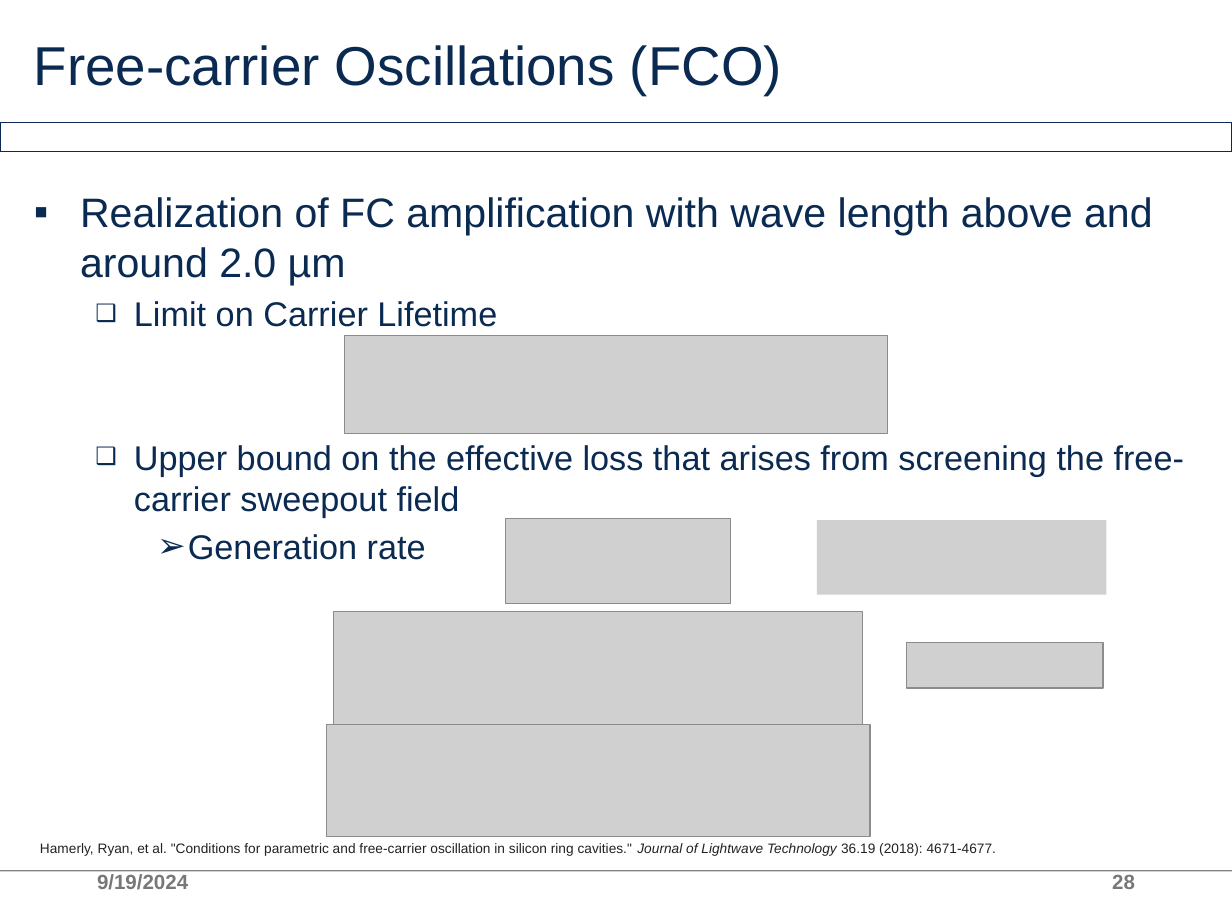
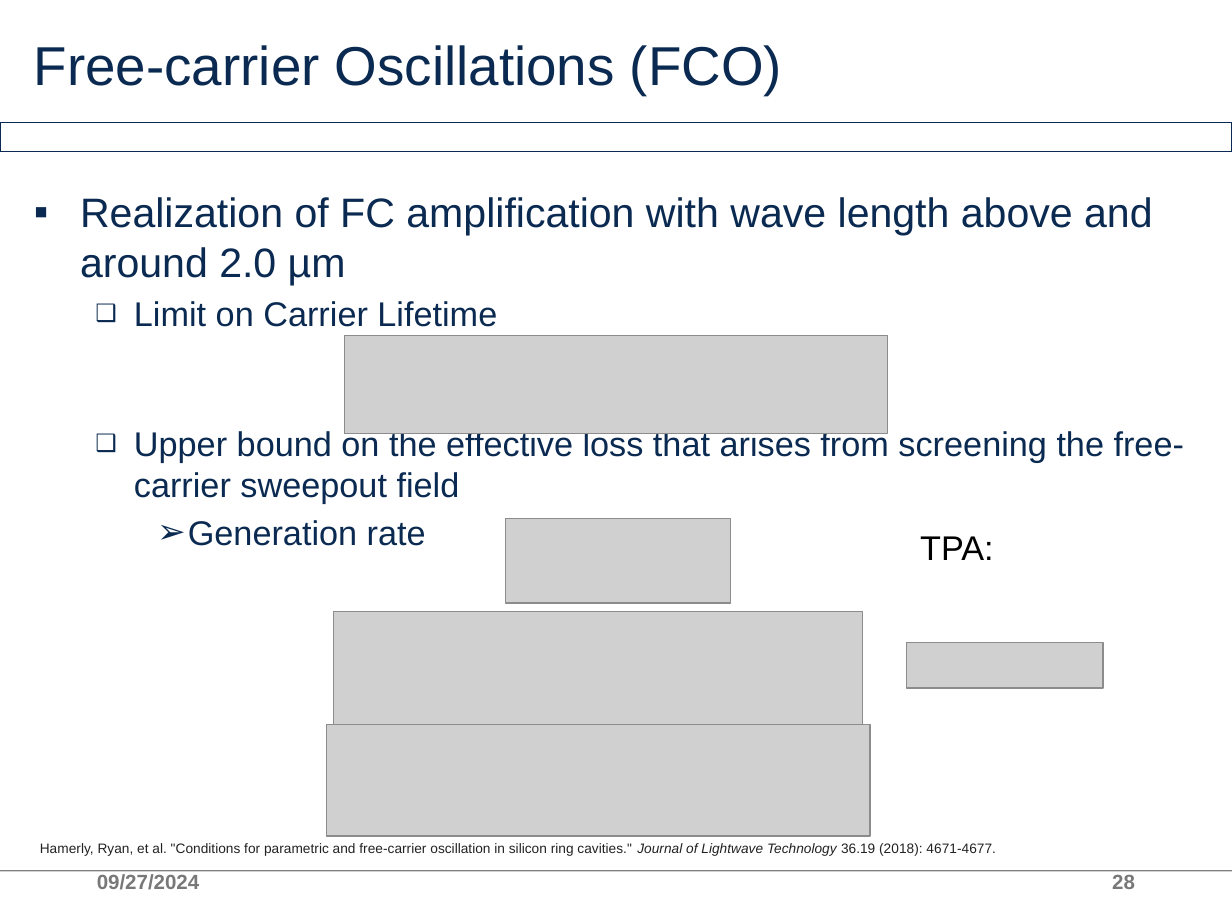
Before and after one commit to AllInCoffee/WHK_workplace, a slide deck: slide 28 of progress.pptx. Drawn at 1232x924 pixels with LibreOffice and Linux fonts; fonts in the diff are those of the drawing; grey boxes stand for pictures; background and template pictures are left out. Boxes give left, top, right and bottom in pixels: in the first picture for what was removed or moved away, otherwise in the second. Text is boxed around its words. In the diff, an @@ line names an element or a change of style, - is before the commit and + after.

```diff
--- a/progress.pptx
+++ b/progress.pptx
@@ text "Realization of FC amplification with ..." rewrapped from (x1=80, y1=197, x2=1184, y2=560) to (x1=80, y1=197, x2=1184, y2=546) @@
@@ picture removed at (x1=817, y1=520, x2=1106, y2=594) @@
@@ text added at (x1=920, y1=536, x2=994, y2=560), 20 pt, text #000000 @@
+TPA:
@@ text at (x1=97, y1=874, x2=200, y2=890): text changed; text colour #797979 to #787878; bold on @@
-9/19/2024
+09/27/2024
```
Also in this commit, not shown: 27 other slides changed, 7 slides added, 1 slide removed.
